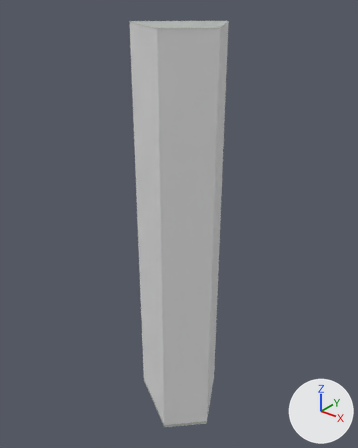
The glTF model public/models/buildings/osm-way-52281079.glb, before and after one commit.
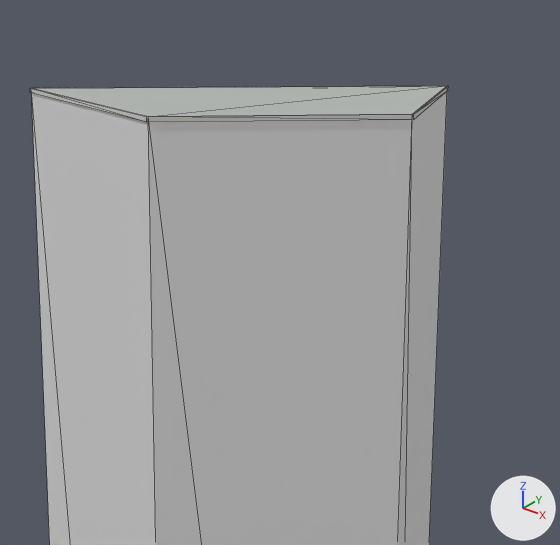
Each version is shown whole from a 50 mm camera at (32.1, -40.9, 52.6) aimed at (-1.7, 1.4, 26.4), then close up on the part from 34% to 71% of the width and 0% to 29% of the height. Lighting does not change. The marker at lower right points along +X, +Y and +Z. The older version's two pictures come first. The close-ups show mesh edges as thin lines. Where no turn or scale is listed for an object, it has been applied to the vertices. Vertices at exactly the same position are counted once.

The first close-up shows 'reality 52281079 near reality aged pale plaster', 'reality 52281079 near reality flat weathered roof', 'reality 52281079 near reality pale aluminum sill'.
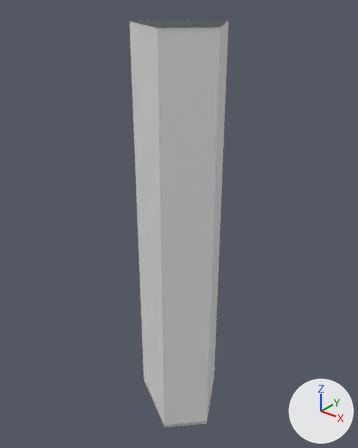
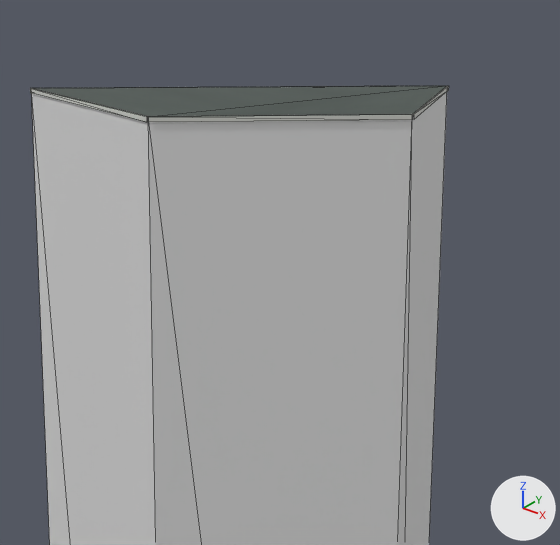
Edits to the bpy script that builds the scene:
```text
Add img_roof_color:
    img_roof_color = load_image('roof-color', 'textures/1de3d7bb6546b7423004abcc0fb627c4d0c6ad03316b21d76a93f9bf4f470ca6.png', 256, 256, 'sRGB')
Change mat_reality_flat_weathered_roof:
    remove mat_reality_flat_weathered_roof.base_color = (0.451, 0.475, 0.455)  # grey #b3b7b4
    add mat_reality_flat_weathered_roof.texture = img_roof_color
Change me_reality_52281079_near_reality_pale_aluminum_sill:
    used by ob_reality_52281079_near_reality_pale_aluminum_sill; location = (0.0, 0.0, 0.0)
    verts and faces of me_reality_52281079_near_reality_pale_aluminum_sill; kept vertices keep their numbers, new ones are numbered from 16
    before: 2 (5.14, -1.12, 49.0) at pixel (413, 114), 3 (0.73, 6.89, 49.0) at pixel (448, 85), 6 (1.14, -5.17, 49.0) at pixel (148, 116), 7 (5.14, -1.16, 49.0) at pixel (412, 114), 10 (-6.92, -0.36, 49.0) at pixel (30, 88)
    before: 11 (1.1, -5.17, 49.0) at pixel (146, 116), 14 (0.69, 6.9, 49.0) at pixel (447, 85), 15 (-6.92, -0.31, 49.0) at pixel (31, 88)
    remove me_reality_52281079_near_reality_pale_aluminum_sill.from_pydata(...)  # 16 vertices, 8 faces; spans x -6.92..5.14, y -5.17..6.9, z 48.89..49.0
    add me_reality_52281079_near_reality_pale_aluminum_sill.from_pydata(...)  # 20 vertices, 16 faces; spans x -6.92..5.14, y -5.17..6.9, z 48.89..49.0
    me_reality_52281079_near_reality_pale_aluminum_sill part 1
    add verts[16] = (0.71, 6.87, 49.0)  # pixel (447, 85)
    add verts[17] = (5.12, -1.14, 49.0)  # pixel (412, 114)
    add verts[18] = (1.12, -5.15, 49.0)  # pixel (148, 116)
    add verts[19] = (-6.9, -0.34, 49.0)  # pixel (31, 88)
    add faces += [(2, 16, 17), (2, 3, 16), (6, 17, 18), (6, 7, 17), (10, 18, 19), (10, 11, 18)]
    add faces += [(14, 19, 16), (14, 15, 19)]
```

Location of each change, (x1, y1, x2, y2) in pixels of the close-ups (560 x 545 px):
'reality 52281079 near reality flat weathered roof', surface changed (darker)
    both: (33, 86, 447, 117)
part 1 of me_reality_52281079_near_reality_pale_aluminum_sill, added
    after: (31, 86, 448, 117)
